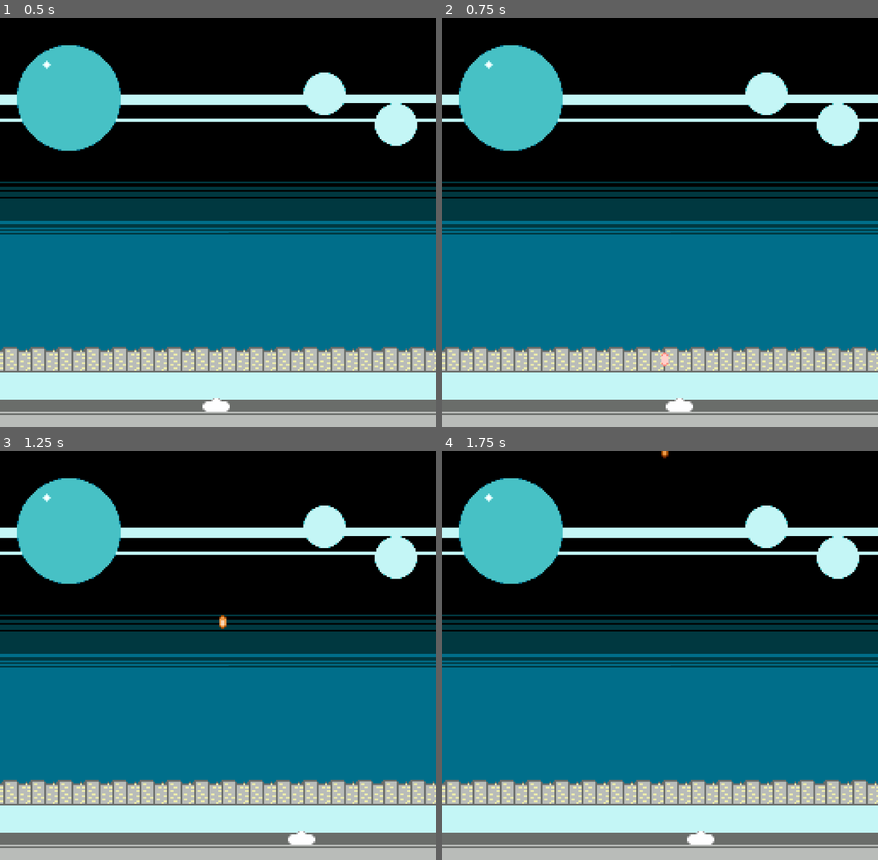
Above: before the commit, frames 1-4 (two rows, left to right).
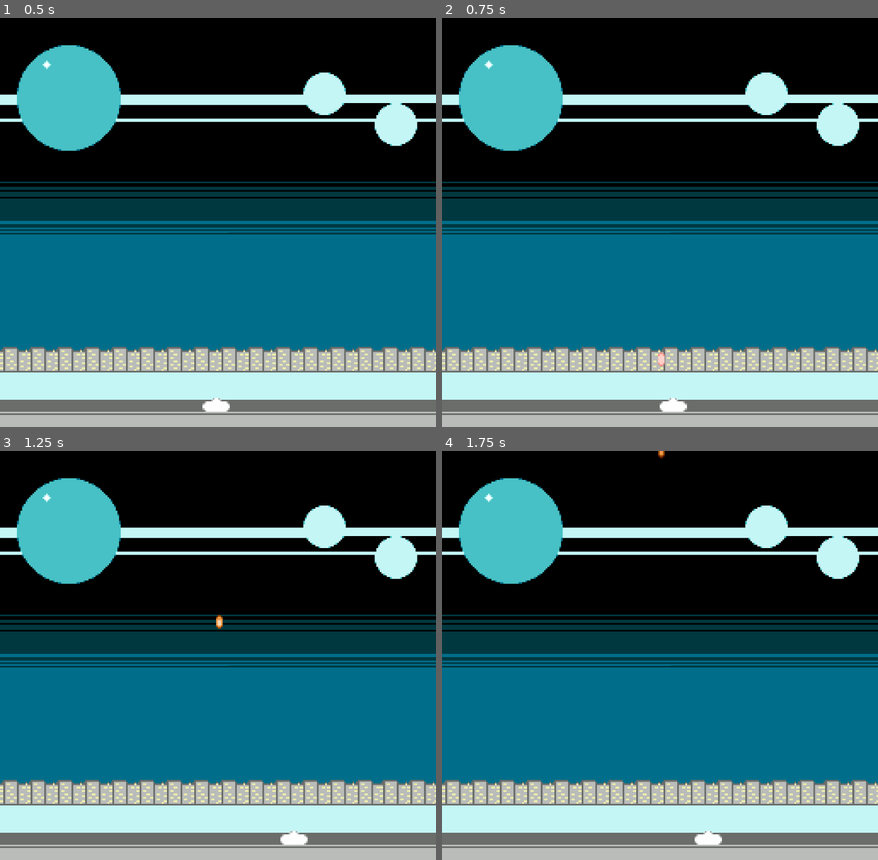
Above: after the commit, the same moments.

Repository: GlacieAwn/Star-Command
Game: Godot game, scene res://Scenes/Gameplay.tscn
The game is run twice, just before and just after one commit, with the same random seed, the same clock (stepped at 60 frames per second) and the same inputs. The project has no main scene, so this scene is started directly.
Inputs:
- Up to frame 1 (0.5 s): no input
- Up to frame 2 (0.75 s): tap Enter at 0.5 s; hold Right (Move_Right) from 0.53 s (still down); tap X (Shoot) at 0.6 s
- Up to frame 3 (1.25 s): keep holding Right (Move_Right)
- Up to frame 4 (1.75 s): release Right (Move_Right) at 1.28 s; hold Left (Move_Left) from 1.28 s (still down); tap X (Shoot) at 1.35 s

Frame 1 is identical in both runs. In frame 2, 0.2% of the frame differs, in the area x 49-58%, y 81-97%; in frame 3, 0.2%, in the area x 49-73%, y 40-97%; in frame 4, 0.2%.

Commit message:
Edited turret script

Diff:
--- a/Scripts/turret.gd
+++ b/Scripts/turret.gd
@@ -6,8 +6,8 @@
 
 var cooldown = 0
 var input_direction = 0
-var acceleration = 0.50
-var friction = 0.5
+var acceleration = 0.18
+var friction = 0.18
 
 func _ready() -> void:
 	Global.player = self
Not shown, changed: .DS_Store
Not shown, changed: Graphics/.DS_Store
